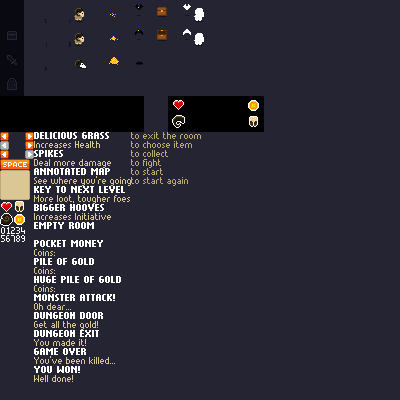
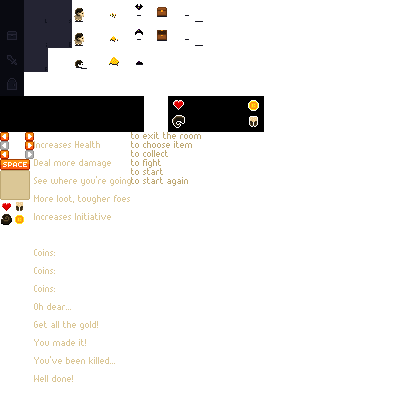
Comparing the layer stacks of the two 400x400 images. Changes:
hid "Layer 3" over [0,0,400,400]
